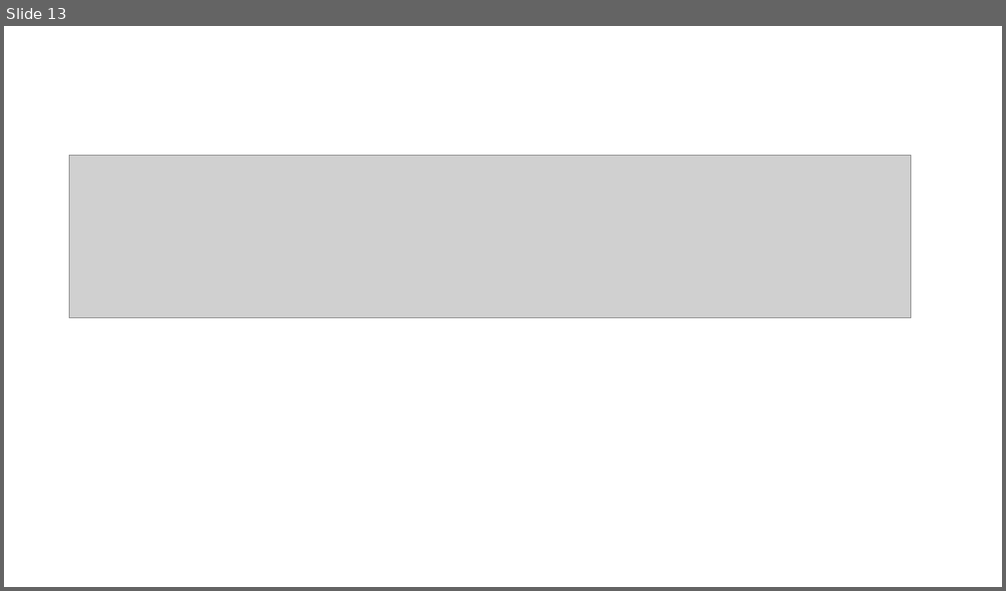
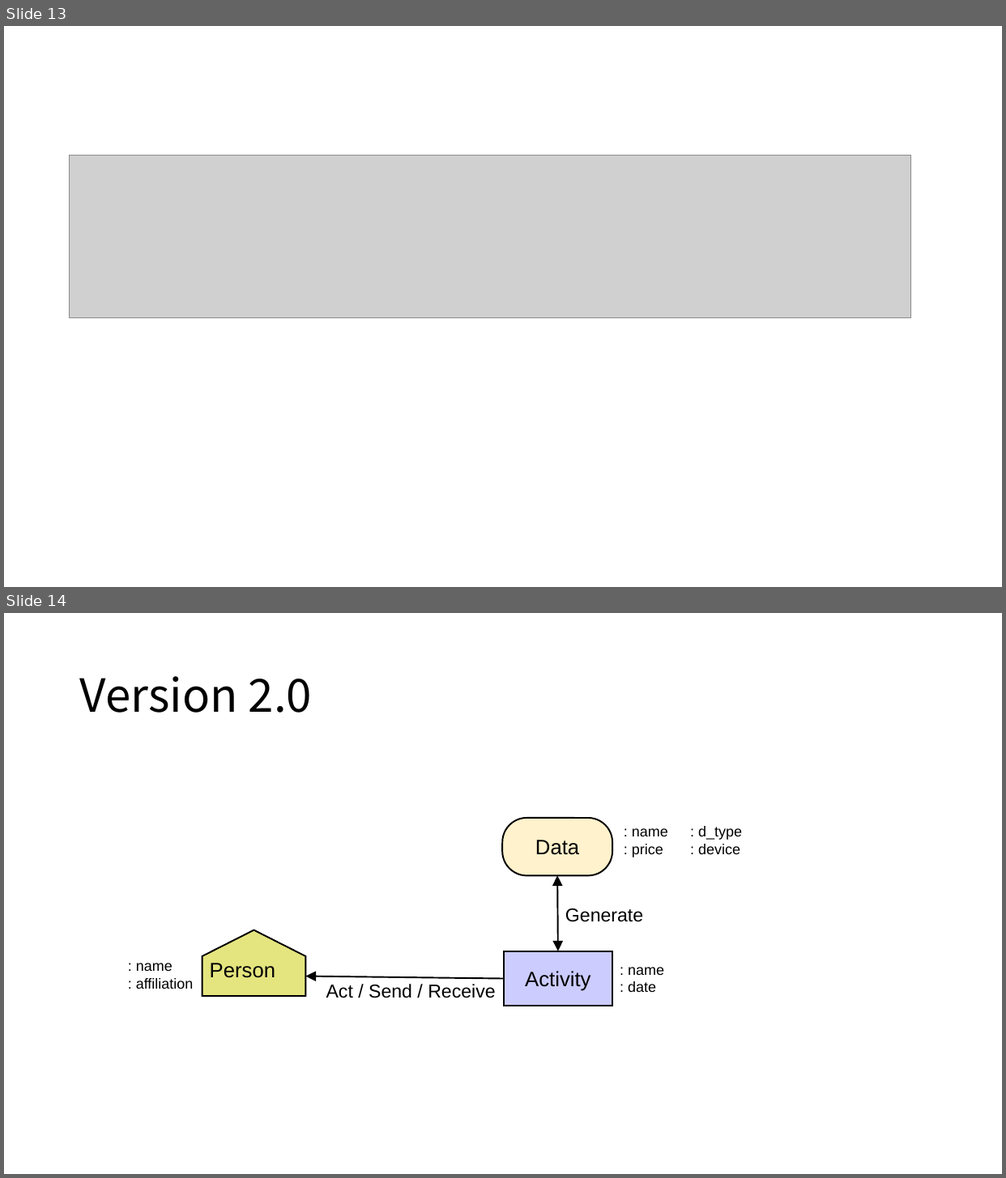
Before and after one commit to YYuJeong/Provenance-Data-Management-System, a slide deck: 그래프모델링.pptx. Shown one above the other, each under a label of ours: slide 13 before the commit, slides 13 and 14 after it. The pictures are 1006x591 and 1006x1178 pixels, drawn with LibreOffice and Linux fonts; fonts in the diff are those of the drawing; grey boxes stand for pictures. Boxes give left, top, right and bottom in pixels: in the first picture for what was removed or moved away, otherwise in the second. Text is boxed around its words. In the diff, an @@ line names an element or a change of style, - is before the commit and + after.

```diff
--- a/그래프모델링.pptx
+++ b/그래프모델링.pptx
@@ slide 14 added at [4,613,1002,1174], background #FFFFFF @@
@@ title added at [80,676,312,713], 44 pt, text #000000 @@
+Version 2.0
@@ rounded rectangle added at [503,818,612,875], fill #FFF2CC, outline #000000 1.5 pt, 20 pt, text #000000 @@
+Data
@@ text added at [632,828,668,858], 14 pt, text #000000 @@
+: name
+: price
@@ text added at [698,826,742,854], 14 pt, text #000000 @@
+: d_type
+: device
@@ double arrow added from (557, 875) to (558, 952), #000000 1.5 pt @@
@@ text added at [565,909,643,922], 18 pt, text #000000 @@
+Generate
@@ pentagon arrow added at [202,931,305,996], fill #E5E57F, outline #000000 1.5 pt, 20 pt, text #000000 @@
+Person
@@ rectangle added at [504,952,612,1006], fill #CCCCFF, outline #000000 1.5 pt, 20 pt, text #000000 @@
+Activity
@@ text added at [136,963,194,989], 14 pt, text #000000 @@
+: name
+: affiliation
@@ arrow added from (504, 979) to (305, 976), #000000 1.5 pt @@
@@ text added at [628,967,664,992], 14 pt, text #000000 @@
+: name
+: date
@@ text added at [326,984,495,999], 18 pt, text #000000 @@
+Act / Send / Receive
```
Also in this commit, not shown: 1 slide changed, 4 other slides added.
